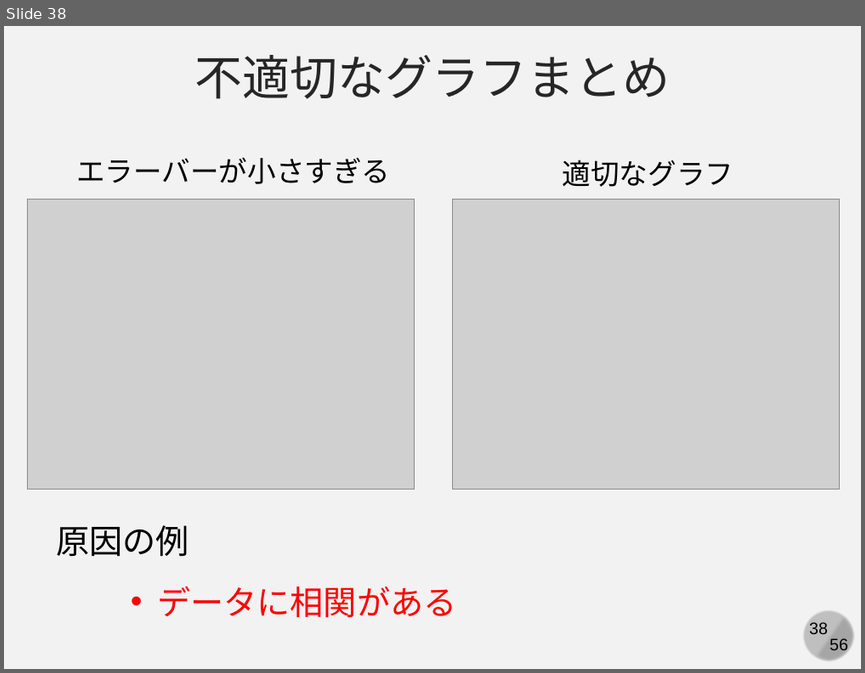
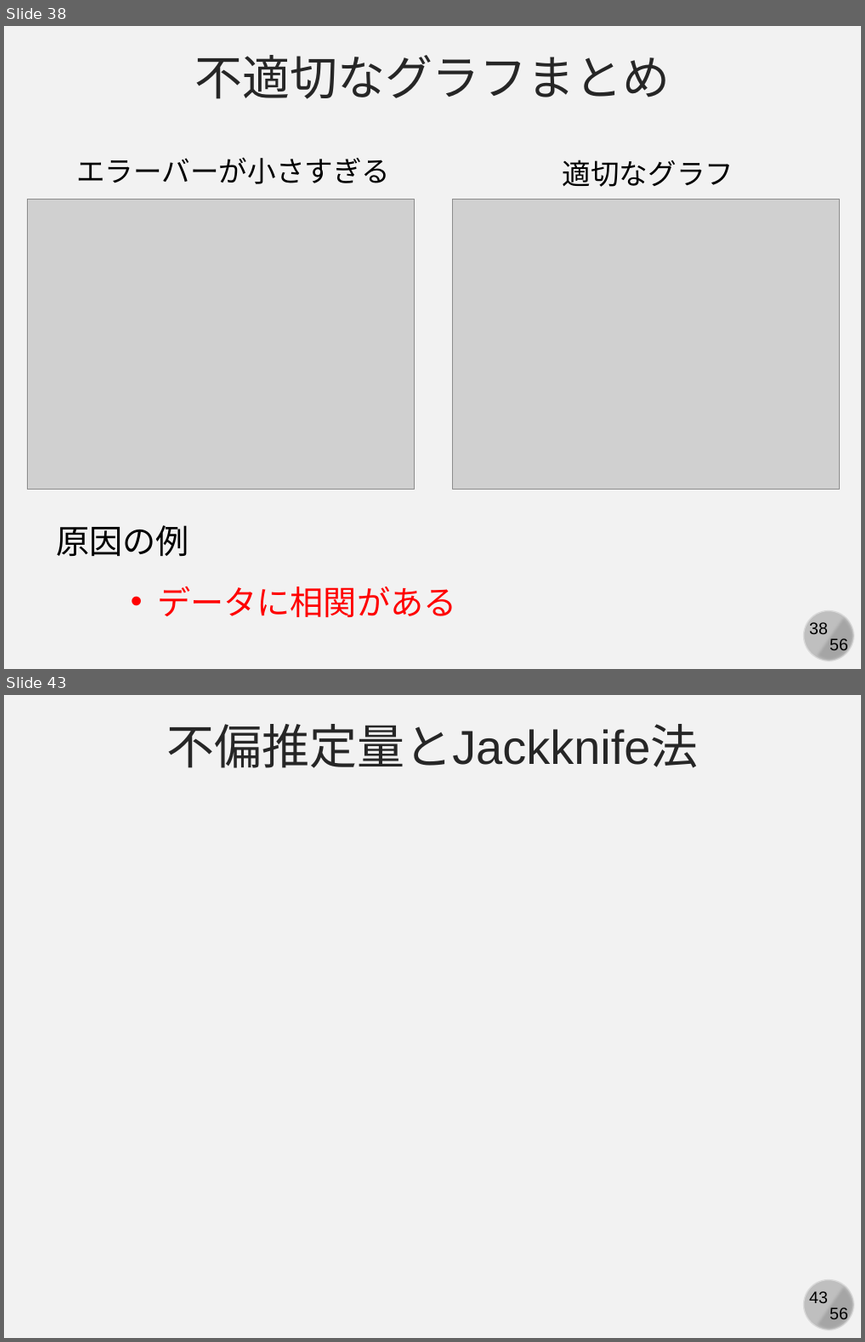
Before and after one commit to kaityo256/simulation_engineering, a slide deck: 03_mc_advanced/simulation03.pptx. Shown one above the other, each under a label of ours: slide 38 before the commit, slides 38 and 43 after it; the slides between them are not shown. The pictures are 865x673 and 865x1342 pixels, drawn with LibreOffice and Linux fonts; fonts in the diff are those of the drawing; grey boxes stand for pictures. Boxes give left, top, right and bottom in pixels: in the first picture for what was removed or moved away, otherwise in the second. Text is boxed around its words. In the diff, an @@ line names an element or a change of style, - is before the commit and + after.

```diff
--- a/03_mc_advanced/simulation03.pptx
+++ b/03_mc_advanced/simulation03.pptx
@@ slide 43 added at (x1=4, y1=695, x2=861, y2=1338), background #F2F2F2; not listed: 4 template elements that a slide beside it also shows @@
@@ text added at (x1=167, y1=724, x2=698, y2=768), 40 pt, text #262626 @@
+不偏推定量とJackknife法
```
Also in this commit, not shown: 2 slides changed, 3 other slides added, 3 other files.
